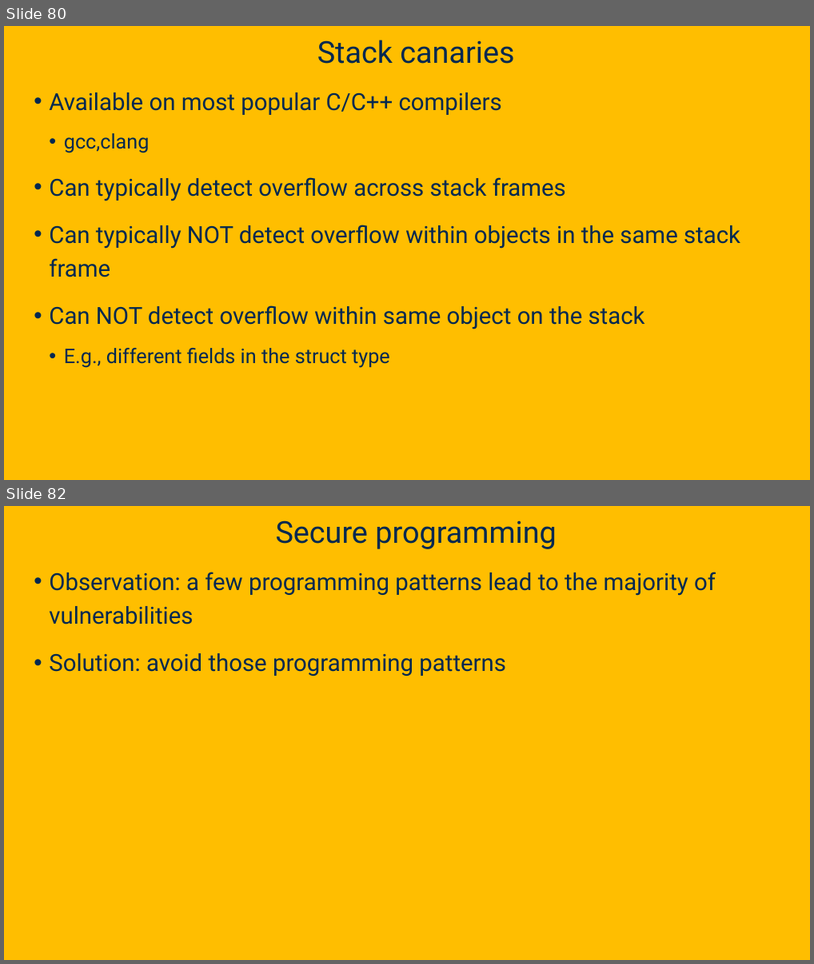
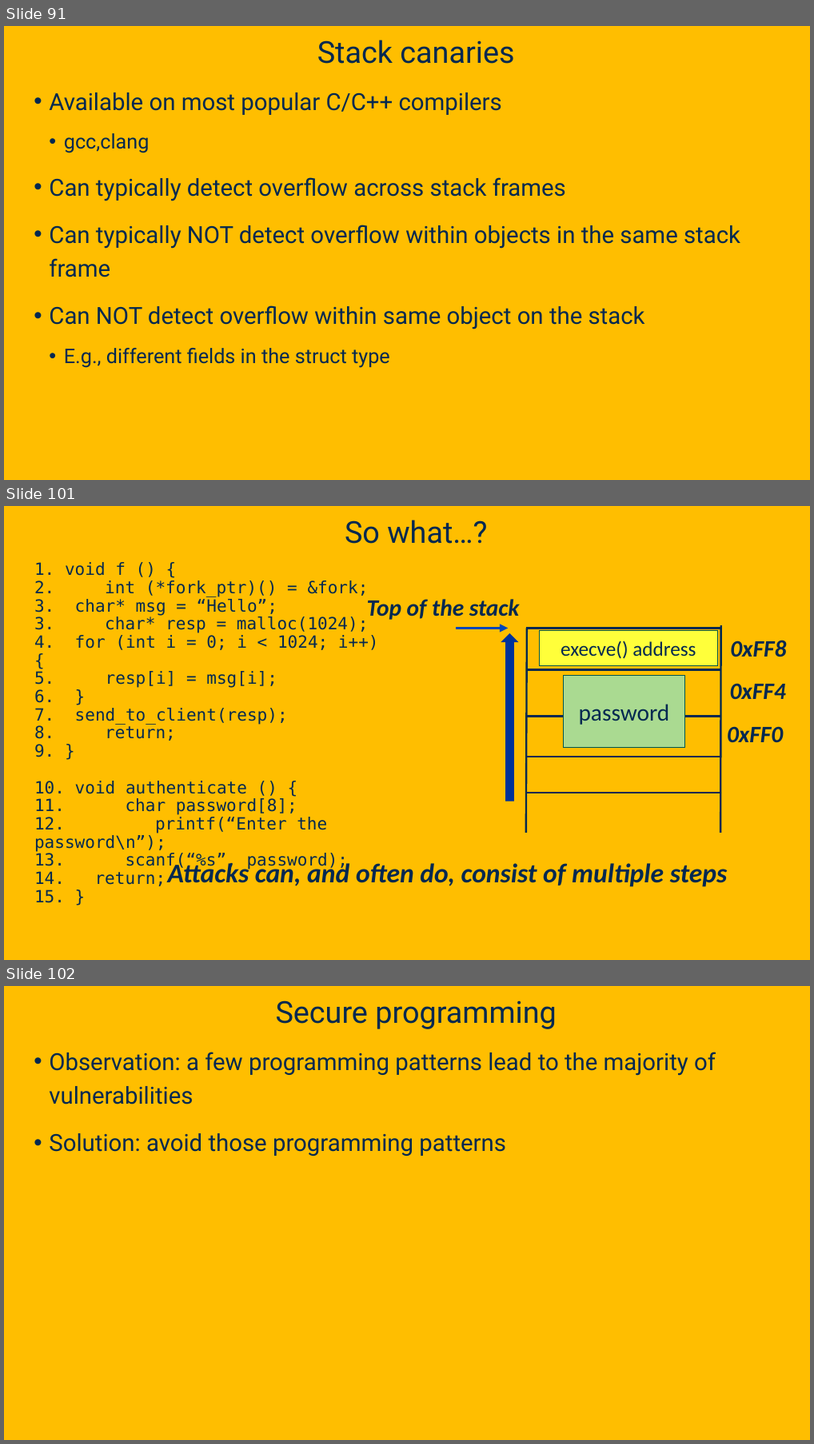
Before and after one commit to davsec-teaching/ecs160-f25, a slide deck: slides/9_software_security.pptx. Shown one above the other, each under a label of ours: slides 80 and 82 before the commit, slides 91, 101 and 102 after it; the slides between them are not shown. The pictures are 814x964 and 814x1444 pixels, drawn with LibreOffice and Linux fonts; fonts in the diff are those of the drawing; background and template pictures are left out. Boxes give left, top, right and bottom in pixels: in the first picture for what was removed or moved away, otherwise in the second. Text is boxed around its words. In the diff, an @@ line names an element or a change of style, - is before the commit and + after.

```diff
--- a/slides/9_software_security.pptx
+++ b/slides/9_software_security.pptx
@@ slide 101 added at (x1=4, y1=506, x2=810, y2=960), background picture (left out) @@
@@ title added at (x1=345, y1=520, x2=487, y2=544), 36 pt, text #022850 @@
+So what…?
@@ text added at (x1=34, y1=562, x2=379, y2=903), 20 pt, text #022850 @@
+1. void f () {
+2. int (*fork_ptr)() = &fork;
+3. char* msg = “Hello”;
+3. char* resp = malloc(1024);
+4. for (int i = 0; i < 1024; i++) {
+5. resp[i] = msg[i];
+6. }
+7. send_to_client(resp);
+8. return;
+9. }
+10. void authenticate () {
+11. char password[8];
+12. printf(“Enter the password\n”);
+13. scanf(“%s”, password);
+14. return;
+15. }
@@ up arrow added at (x1=502, y1=634, x2=518, y2=800), fill #003399, outline #003399 1 pt @@
@@ rectangle added at (x1=540, y1=631, x2=718, y2=666), fill #FFFF3A, outline #00564E 1 pt, 24 pt, text #022850 @@
+execve() address
@@ rectangle added at (x1=564, y1=676, x2=685, y2=748), fill #AADA91, outline #00564E 1 pt, 28 pt, text #022850 @@
+password
@@ group added at (x1=367, y1=599, x2=786, y2=832): 6 lines, 4 texts, 1 arrow @@
+Top of the stack
+0xFF8
+0xFF4
+0xFF0
@@ line added from (722, 792) to (527, 792), #022850 2.25 pt @@
@@ text added at (x1=168, y1=860, x2=728, y2=887), 32 pt, text #022850, bold, italic @@
+Attacks can, and often do, consist of multiple steps
@@ what was slide 80 is now slide 91 @@
@@ what was slide 82 is now slide 102 @@
```
Also in this commit, not shown: 6 slides changed, 23 other slides added, 3 slides removed.
